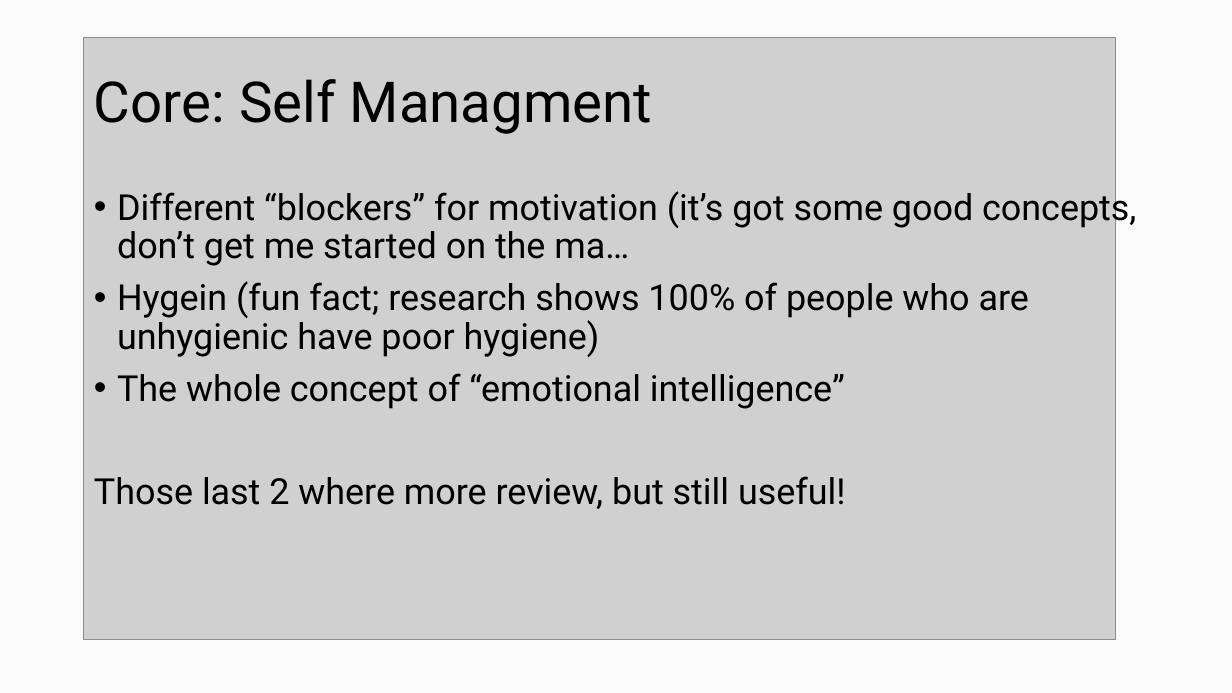
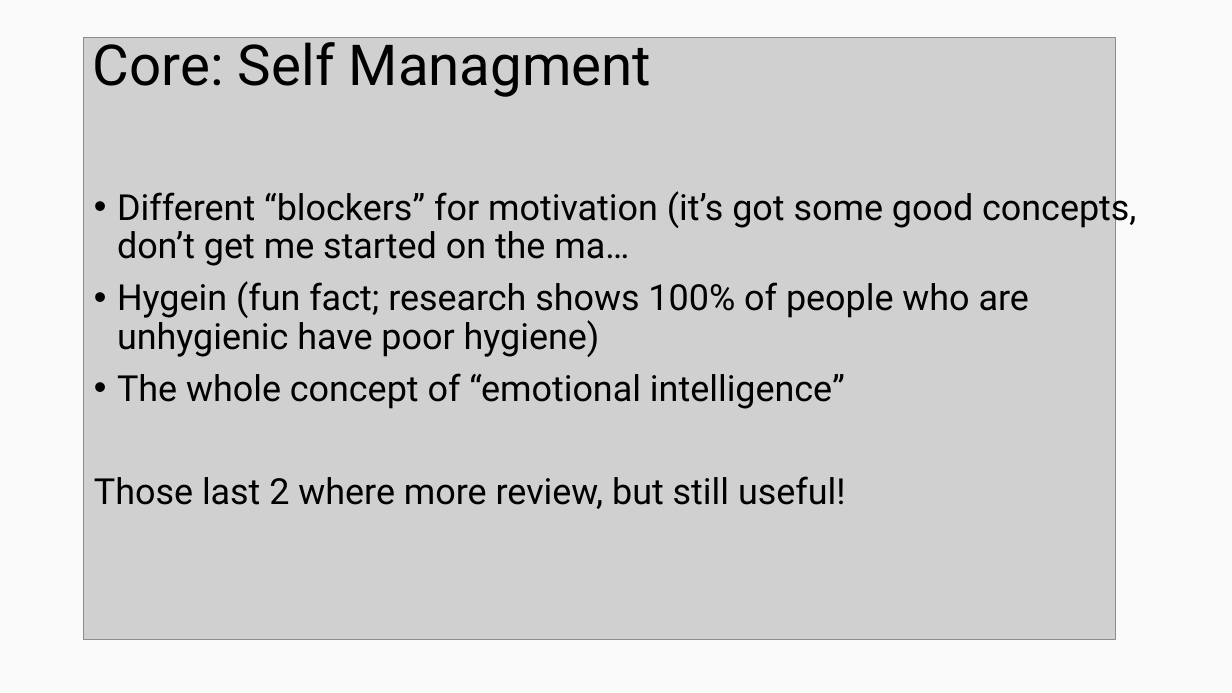
Before and after one commit to CTH-npitx/Presentations, a slide deck: slide 3 of Current Presentation/Charlie- summer 2026 presentation.pptx. Drawn at 1232x693 pixels with LibreOffice and Linux fonts; fonts in the diff are those of the drawing; grey boxes stand for pictures. Boxes give left, top, right and bottom in pixels: in the first picture for what was removed or moved away, otherwise in the second. Text is boxed around its words. In the diff, an @@ line names an element or a change of style, - is before the commit and + after.

```diff
--- a/Current Presentation/Charlie- summer 2026 presentation.pptx
+++ b/Current Presentation/Charlie- summer 2026 presentation.pptx
@@ title "Core: Self Managment" rewrapped from box(94, 79, 653, 134) to box(93, 33, 652, 97) @@
```
Also in this commit, not shown: 1 other slide changed.
